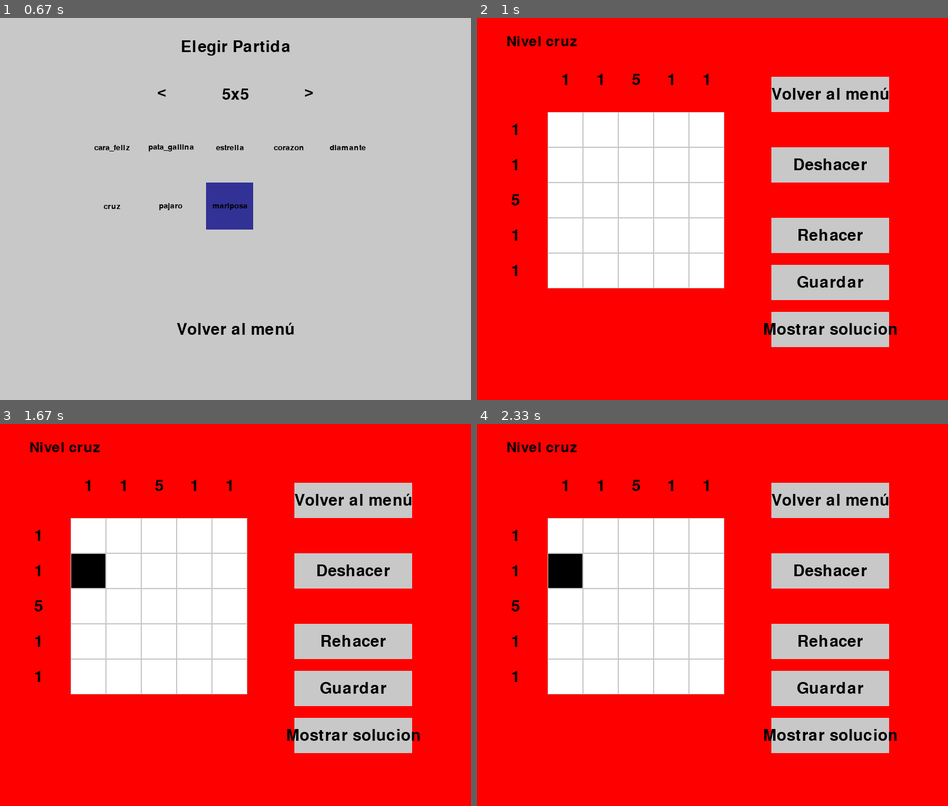
Above: before the commit, frames 1-4 (two rows, left to right).
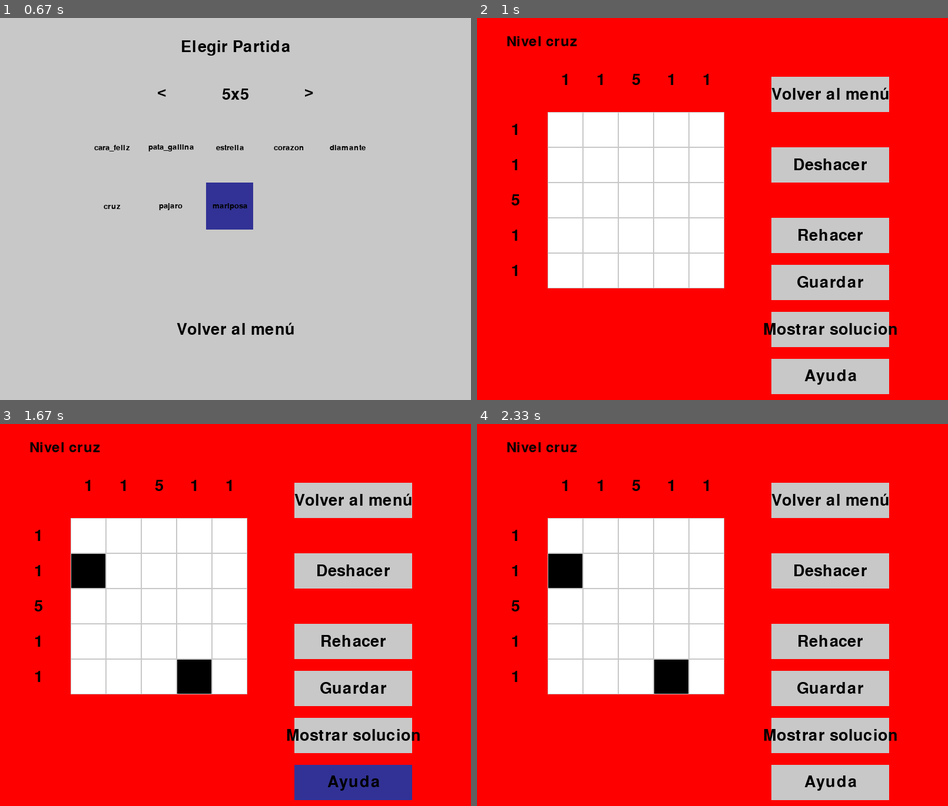
Above: after the commit, the same moments.

Repository: Diego-ipt/Pygame_nonograma
Game: pygame game, started from inicio.py
Two runs of this game, one before a commit and one after it. Both use one fixed random seed, a clock stepped at 60 frames per second and the inputs below.
Inputs (mouse positions are in pixels of both pictures, inside the frame that each line leads up to):
- Up to frame 1 (0.67 s): click (216, 224) at 0.43 s
- Up to frame 2 (1 s): click (599, 212) at 0.72 s
- Up to frame 3 (1.67 s): click (89, 557) at 1.08 s; click (353, 783) at 1.45 s, where only the run after the commit has a clickable "Ayuda"
- Up to frame 4 (2.33 s): click (721, 485) at 1.83 s; click (717, 657) at 2.23 s

Frame 1 is identical in both runs. In frame 2, 2.3% of the frame differs, in the area x 62-88%, y 89-99%; in frame 3, 3.0%, in the area x 37-88%, y 61-99%; in frame 4, 3.0%.

Commit message:
feat: primer avance en la ayuda inteligente (no funciona xd)

Diff:
--- a/nonograma_core/Logica/tablero_nonograma.py
+++ b/nonograma_core/Logica/tablero_nonograma.py
@@ -2,6 +2,7 @@
 from nonograma_core.Elementos_graficos.colores import *
 from nonograma_core.Logica.queueYStack import *
 from enum import Enum
+import random
 #default
 class SettingsManager(Enum):
     GRID_SIZE = 10
@@ -143,6 +144,35 @@
         self.running = False
         self.won = True
 
+    def help(self):
+        matriz_diferencias = [[0 for _ in range(self.board.grid_size)] for _ in range(self.board.grid_size)]
+        for j in range(self.board.grid_size):
+            for i in range(self.board.grid_size):
+                matriz_diferencias[i][j] = [self.board.matriz_solucion[i][j] - self.board.board[i][j].clicked]
+
+        for j in range(self.board.grid_size):
+            for i in range(self.board.grid_size):
+                neighbors = [(i-1, j), (i+1, j), (i, j-1), (i, j+1)]
+                valid_neighbors = [(x, y) for x, y in neighbors if 0 <= x < self.board.grid_size and 0 <= y < self.board.grid_size]
+        valid_positions = []
+        for instancia in valid_neighbors:
+            x, y = instancia
+            if matriz_diferencias[x][y] != 0:
+                valid_positions.append(instancia)
+
+        if valid_positions:
+            instancia_rand = random.choice(valid_positions)
+            x, y = instancia_rand
+            self.board.board[x][y].click()
+        else:
+            valid_positions = [(i, j) for i in range(self.board.grid_size) for j in range(self.board.grid_size) if matriz_diferencias[i][j] != 0]
+            if valid_positions:
+                instancia_rand = random.choice(valid_positions)
+                x, y = instancia_rand
+                self.board.board[x][y].click()
+            else:
+                print("Ya ganaste")
+
 # def main():
 #     pygame.init()
 #     main_window_size = (600, 600)
--- a/nonograma_core/Ventanas/VentanaNonogramaGame.py
+++ b/nonograma_core/Ventanas/VentanaNonogramaGame.py
@@ -67,6 +67,7 @@
         boton("Rehacer", 500, 340, 200, 60, GRIS, AZUL_OSCURO, pantalla, self.game.rehacer)
         boton("Guardar", 500, 420, 200, 60, GRIS, AZUL_OSCURO, pantalla, self.registro.Save_progress)
         boton("Mostrar solucion", 500, 500, 200, 60, GRIS, AZUL_OSCURO, pantalla, self.game.auto_win)
+        boton("Ayuda", 500, 580, 200, 60, GRIS, AZUL_OSCURO, pantalla, self.game.help)
 
         if self.game.run(pantalla, *game_position, pygame.event.get()):
             boton("Terminar", 200, 500, 200, 60, GRIS, AZUL_OSCURO, pantalla, self.victoria)
